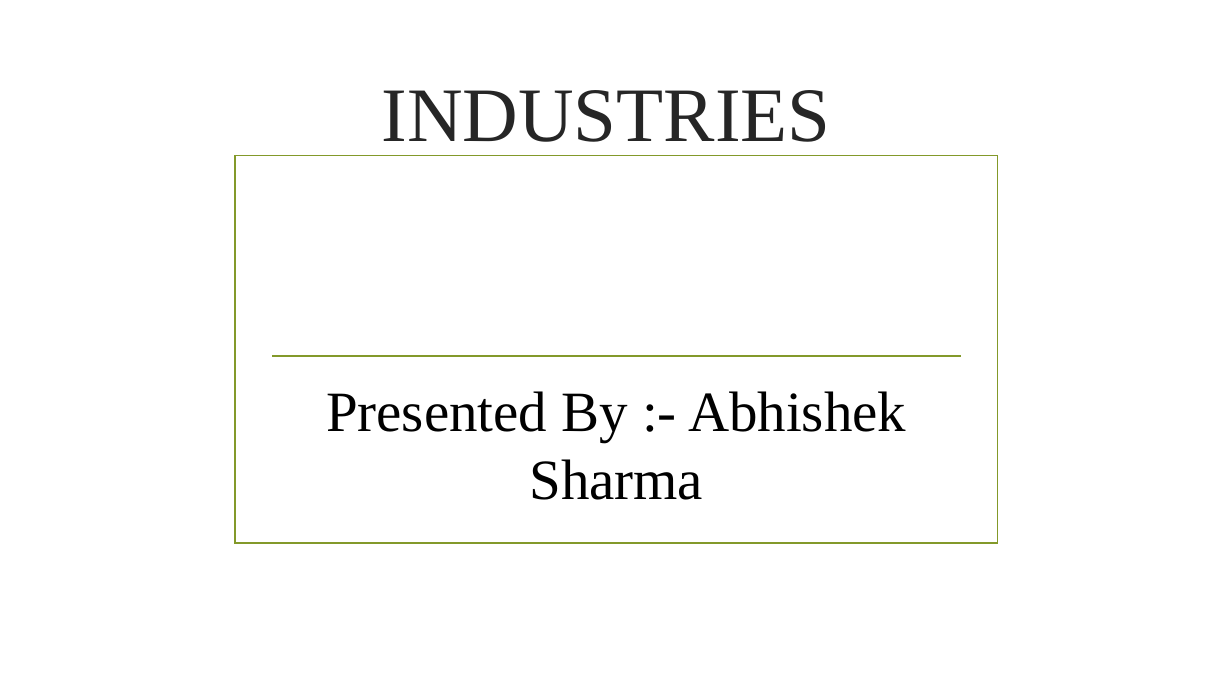
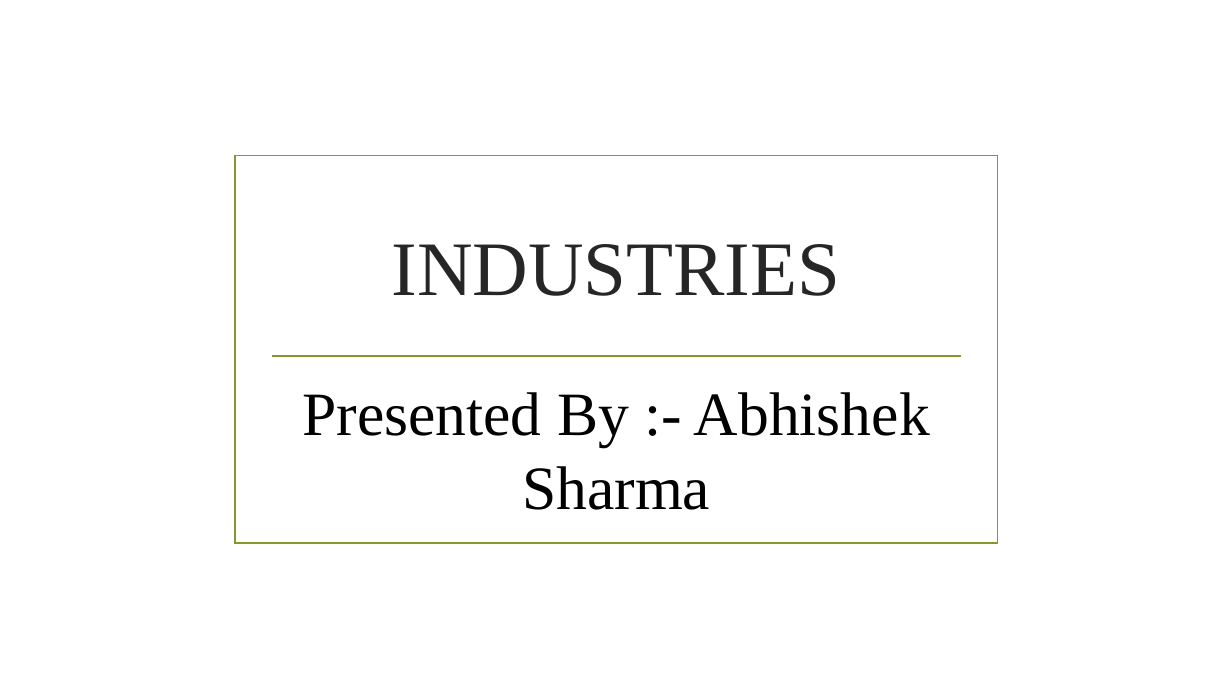
Before and after one commit to Abhishek-Sharma7/Abhishek-Sharma-power-point, a slide deck: slide 1 of INDUSTRIES.pptx. Drawn at 1232x693 pixels with LibreOffice and Linux fonts; fonts in the diff are those of the drawing; background and template pictures are left out. Boxes give left, top, right and bottom in pixels: in the first picture for what was removed or moved away, otherwise in the second. Text is boxed around its words. In the diff, an @@ line names an element or a change of style, - is before the commit and + after.

```diff
--- a/INDUSTRIES.pptx
+++ b/INDUSTRIES.pptx
@@ title "INDUSTRIES" rewrapped from [381, 90, 830, 156] to [391, 244, 840, 296] @@
@@ subtitle "Presented By :- Abhishek Sharma" at [302, 392, 930, 510]: size 44.4 to 48 pt @@
```
Also in this commit, not shown: 6 other slides changed.
